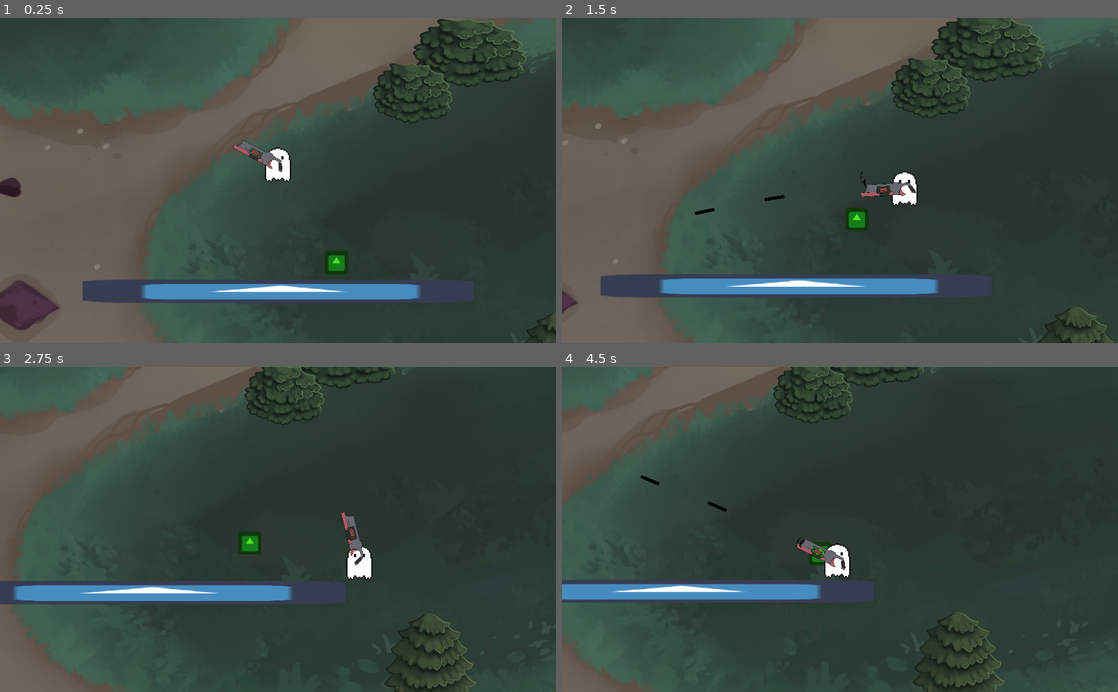
Above: before the commit, frames 1-4 (two rows, left to right).
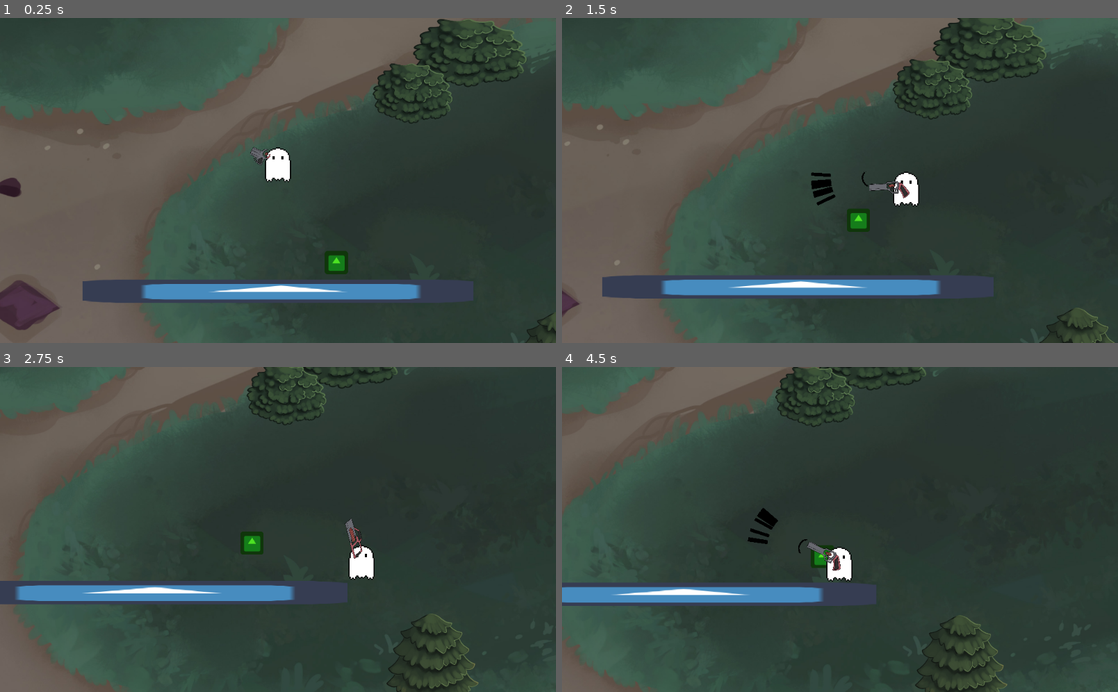
Above: after the commit, the same moments.

Repository: arnette-thomas/gmtk2021
Game: Godot game, scene res://scenes/World1.tscn
Same seed, same stepped clock (60 frames per second), same inputs: the game is played once before the commit and once after it. The engine's default icon, where the game draws it, is replaced by a stand-in: a white triangle on a blue panel in a dark square.
Inputs (mouse positions are in pixels of both pictures, inside the frame that each line leads up to):
- Up to frame 1 (0.25 s): no input
- Up to frame 2 (1.5 s): tap Enter (ui_accept) at 0.5, 0.77 s; move the mouse to (962, 164) at 0.52 s; hold D (right) 0.53-1.28 s; tap Tab (ui_focus_next) at 0.6 s; move the mouse to (728, 196) at 1.27 s; hold S (down) from 1.28 s (still down); click (728, 196) at 1.35 s
- Up to frame 3 (2.75 s): tap Enter (ui_accept) at 1.52 s; tap Tab (ui_focus_next) at 1.55, 2.3 s; move the mouse to (333, 458) at 2.02 s; release S (down) at 2.03 s; hold D (right) from 2.03 s (still down); right-click (333, 458) at 2.1 s
- Up to frame 4 (4.5 s): move the mouse to (812, 594) at 2.77 s; release D (right) at 2.78 s; hold Up (ui_up) 2.78-3.53 s; tap Tab (ui_focus_next) at 2.85, 3.6 s; tap Enter (ui_accept) at 3.02, 3.77, 4.25 s; move the mouse to (1006, 578) at 3.52 s; hold Q (left) from 3.53 s (still down); move the mouse to (673, 480) at 4.27 s; click (673, 480) at 4.35 s

The runs differ from the first frame. In frame 1, 0.3% of the frame differs, in the area x 41-51%, y 37-48%; in frame 2, 2.9%; in frame 3, 1.6%; in frame 4, 4.9%, in the area x 0-81%, y 0-100%.

Commit message:
Change gun

Diff:
--- a/scripts/Player.gd
+++ b/scripts/Player.gd
@@ -21,12 +21,15 @@
 var ShotgunClass := load("res://scripts/gun/Shotgun.gd")
 var SniperClass := load("res://scripts/gun/Sniper.gd")
 var EnergyGunClass := load("res://scripts/gun/EnergyGun.gd")
+var guns := [BasicGunClass, ShotgunClass, SniperClass, EnergyGunClass]
+
+var current_gun_index := 0
 var current_gun : GunBase
 
 
 # Called when the node enters the scene tree for the first time.
 func _ready():
-	current_gun = SniperClass.new()
+	current_gun = guns[current_gun_index].new()
 	gun_visu.get_node("Sprite").texture = current_gun.image
 
 # Called every frame. 'delta' is the elapsed time since the previous frame.
@@ -45,6 +48,16 @@
 	if Input.is_action_pressed("fire_bullet") and fire_timer < 0:
 		fire()
 
+	# change gun
+	if Input.is_action_just_pressed("ui_focus_next"):
+		current_gun_index += 1
+		if current_gun_index == guns.size():
+			current_gun_index = 0
+		current_gun = guns[current_gun_index].new()
+		gun_visu.get_node("Sprite").texture = current_gun.image
+
+
+
 func fire():
 	fire_timer = current_gun.reload_time
 #	var position_centered = position + Vector2.UP * 50
